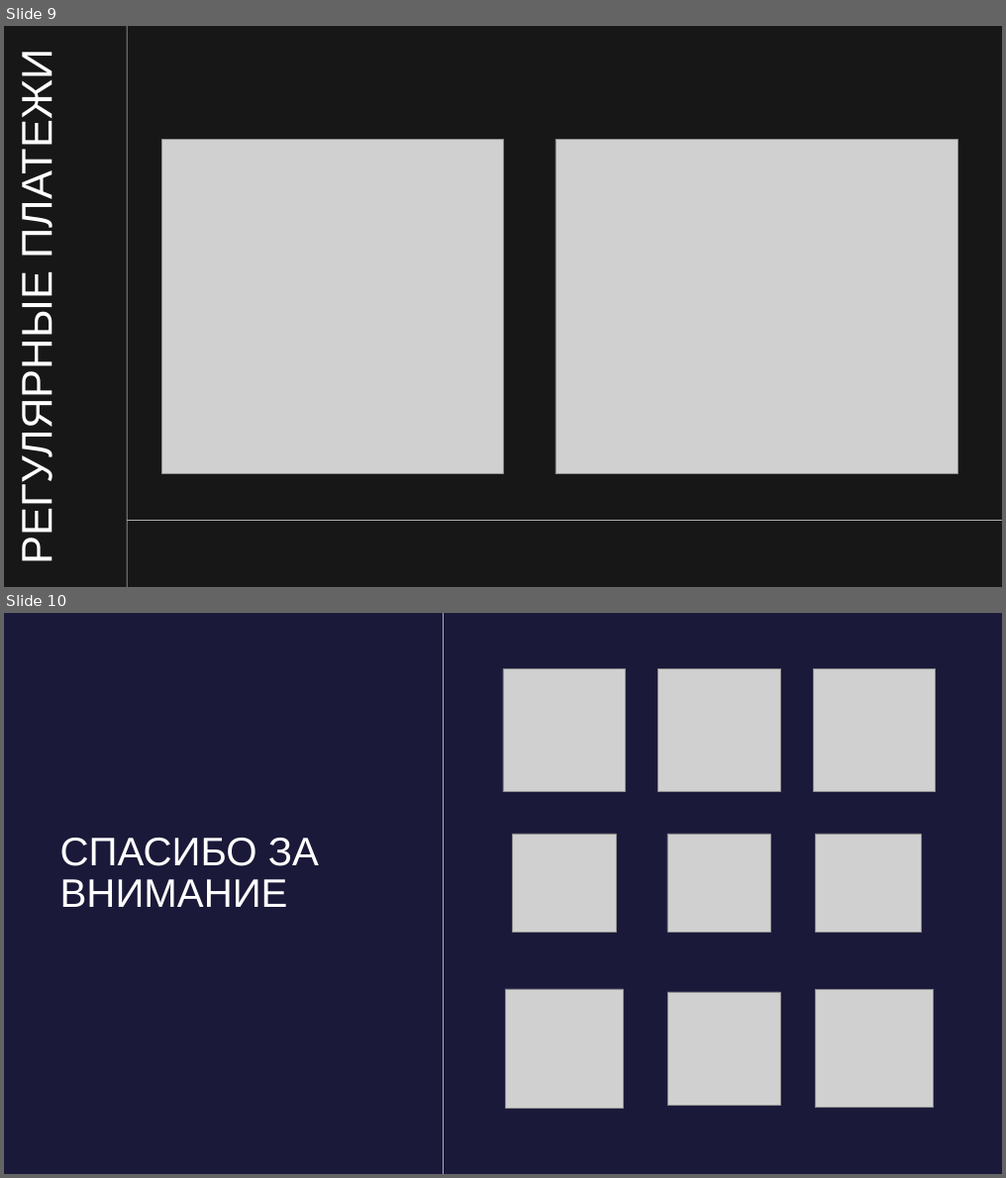
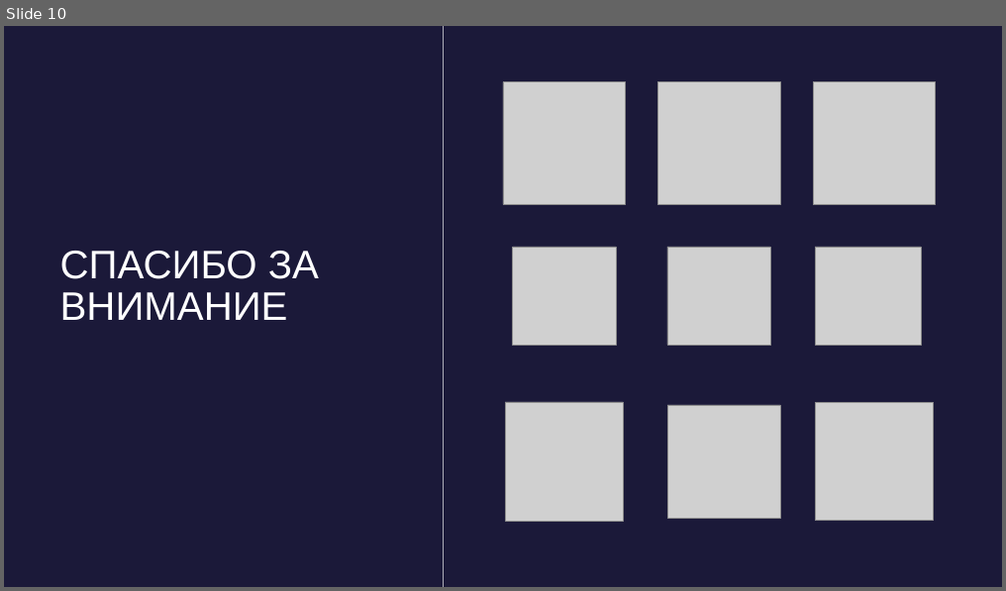
Before and after one commit to blxxdclxud/FirstProject_PyQt, a slide deck: Финансовый органайзер.pptx. Shown one above the other, each under a label of ours: slides 9 and 10 before the commit, slide 10 after it. The pictures are 1006x1178 and 1006x591 pixels, drawn with LibreOffice and Linux fonts; fonts in the diff are those of the drawing; grey boxes stand for pictures; background and template pictures are left out. Boxes give left, top, right and bottom in pixels: in the first picture for what was removed or moved away, otherwise in the second. Text is boxed around its words. In the diff, an @@ line names an element or a change of style, - is before the commit and + after.

```diff
--- a/Финансовый органайзер.pptx
+++ b/Финансовый органайзер.pptx
@@ slide 9 removed at [4,26,1002,587], background #171717 @@
@@ rectangle removed at [127,26,127,587] @@
@@ text removed at [13,70,61,556] @@
-РЕГУЛЯРНЫЕ ПЛАТЕЖИ
@@ picture removed at [162,139,503,474] @@
@@ picture removed at [555,139,957,474] @@
@@ rectangle removed at [127,520,1002,521] @@
```
Also in this commit, not shown: 6 slides changed, 3 slides added, 2 other slides removed, 4 other files.
